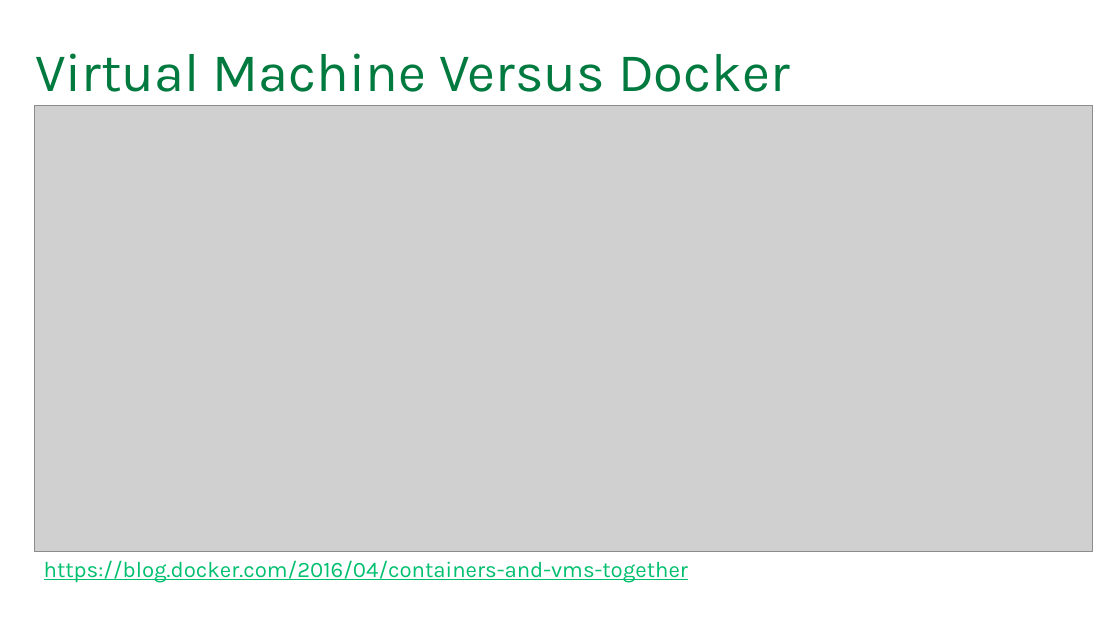
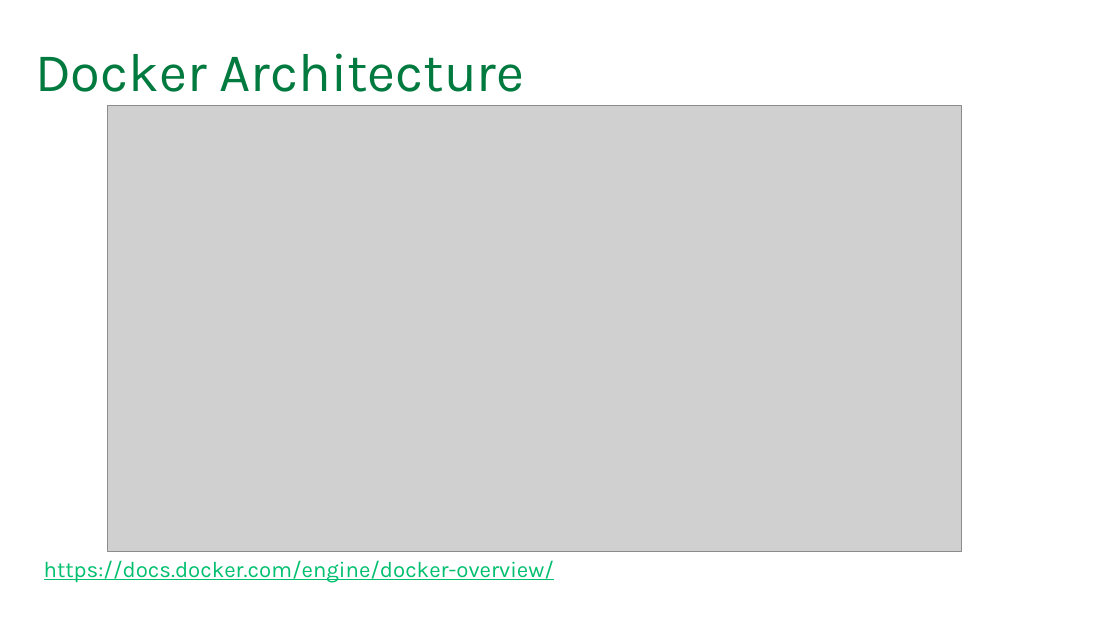
Before and after one commit to SQLPioneer/Presentations, a slide deck: slide 6 of Automation/EnvironmentAutomation.pptx (slide 5 before the commit). Drawn at 1120x630 pixels with LibreOffice and Linux fonts; fonts in the diff are those of the drawing; grey boxes stand for pictures; background and template pictures are left out. Boxes give left, top, right and bottom in pixels: in the first picture for what was removed or moved away, otherwise in the second. Text is boxed around its words. In the diff, an @@ line names an element or a change of style, - is before the commit and + after.

```diff
--- a/Automation/EnvironmentAutomation.pptx
+++ b/Automation/EnvironmentAutomation.pptx
@@ title at <box>35,53,525,92</box>: text changed @@
-Virtual Machine Versus Docker
+Docker Architecture
@@ picture: place and size @@
-picture at <box>35,105,1092,551</box>
+picture at <box>108,105,962,551</box>
@@ text at <box>44,560,554,583</box>: text changed @@
-https://blog.docker.com/2016/04/containers-and-vms-together
+https://docs.docker.com/engine/docker-overview/
```
Also in this commit, not shown: 2 other slides changed, 4 slides added, 5 slides removed, 4 other files.
